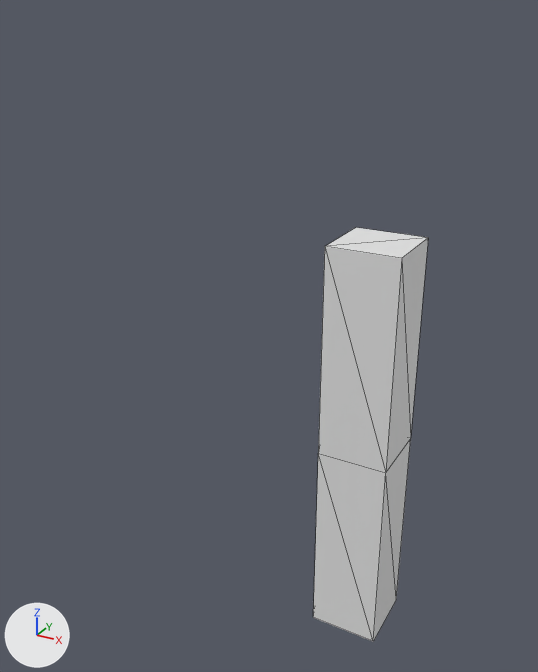
The glTF model assets/arm.glb, before and after one commit.
Both versions are drawn from a 50 mm lens placed at (0.319, -0.863, 0.869), pointed at (-0.151, -0.009, 0.442). Arrows for +X, +Y and +Z are at lower left; the lights stay in place. Mesh edges are drawn as thin lines. Where no turn or scale is listed for an object, it has been applied to the vertices. Vertices at the same position are counted once.

The first picture shows 'arm'.
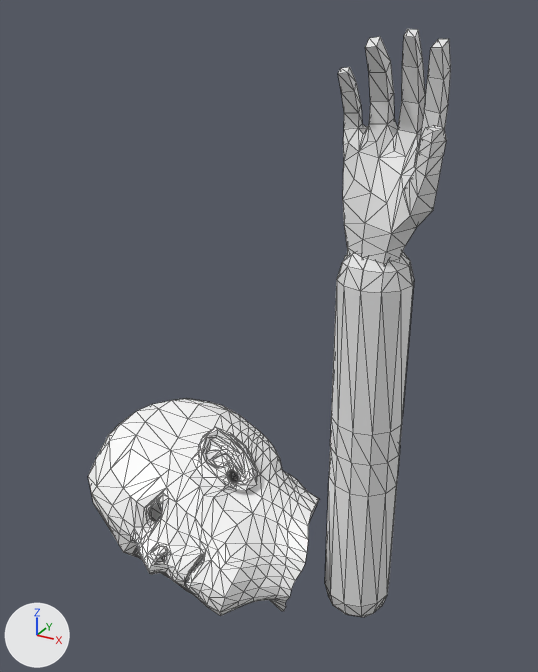
What changed in the scene script:
```text
Add mat_defaultmaterial:
    mat_defaultmaterial = bpy.data.materials.new('DefaultMaterial')
    mat_defaultmaterial.use_nodes = True; mat_defaultmaterial.node_tree.nodes.clear()
    _N = mat_defaultmaterial.node_tree.nodes; _L = mat_defaultmaterial.node_tree.links
    n0 = _N.new('ShaderNodeOutputMaterial'); n0.name = 'Material Output'
    n1 = _N.new('ShaderNodeBsdfPrincipled'); n1.name = 'Principled BSDF'
    n2 = _N.new('ShaderNodeVertexColor'); n2.name = 'Color Attribute'
    _L.new(n1.outputs[0], n0.inputs[0])  # 'BSDF' to 'Surface'
    _L.new(n2.outputs[0], n1.inputs[0])  # 'Color' to 'Base Color'
Change me_cube:
    used by ob_arm; location = (0.0, 0.0, 0.0); scale = (0.208, 0.208, 0.208)
    remove me_cube.from_pydata(...)  # 12 vertices, 20 faces; spans x -0.24..0.24, y -0.24..0.24, z 0.0..2.88
    add me_cube.from_pydata(...)  # 144 vertices, 284 faces; spans x -0.05..0.05, y -0.05..0.05, z 0.0..0.6
    me_cube part 1: the whole mesh is rebuilt
Add me_plane_012:
    me_plane_012.from_pydata(...)  # 1003 vertices, 1952 faces; spans x -0.374..0.024, y -0.204..0.134, z -0.08..0.198
    me_plane_012.materials.append(mat_defaultmaterial)
Add me_plane_034:
    me_plane_034.from_pydata(...)  # 150 vertices, 292 faces; spans x -0.051..0.096, y -0.056..0.05, z 0.0..0.301
Change ob_arm:
    ob_arm.scale: (0.208, 0.208, 0.208) -> (1.0, 1.0, 1.0)
Add ob_head:
    ob_head = bpy.data.objects.new('Head', me_plane_012)
    ob_head.location = (-0.076, 0.0, 0.077)
Add ob_hand:
    ob_hand = bpy.data.objects.new('Hand', me_plane_034)
    ob_hand.location = (-0.009, -0.005, 0.548)
```

Where the change shows, as pixel boxes (x1, y1, x2, y2) in the pictures (538 x 672 px):
'arm', reshaped, rescaled (22% narrower, 12% shorter)
    before: (313, 227, 428, 641)
    after: (325, 252, 414, 617)
'Head', added
    after: (88, 399, 319, 616)
'Hand', added
    after: (338, 29, 451, 266)
